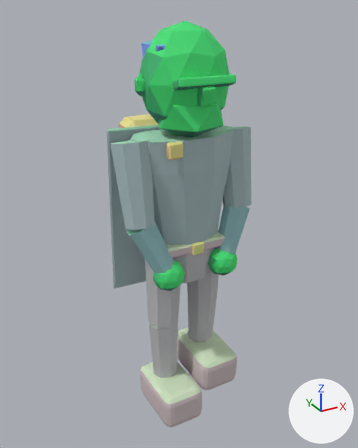
The glTF model assets/exports/npc/npc_refugee_passing_l_v01.glb: old version first, new version second.
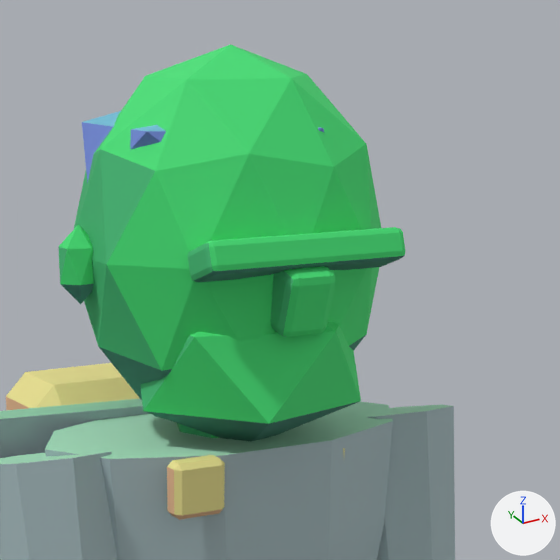
Each version is shown whole from a camera (50 mm lens) standing at (-1.16, -2.063, 2.137) and looking at (-0.001, 0.043, 1.084), then close up on the part from 33% to 79% of the width and 2% to 38% of the height. Arrows for +X, +Y and +Z are at lower right; the lights stay in place. The last two pictures show the newer version. Vertices at exactly the same position are counted once.

Names of what the first close-up shows: 'GEO_npc_refugee_passing_l_v01'.
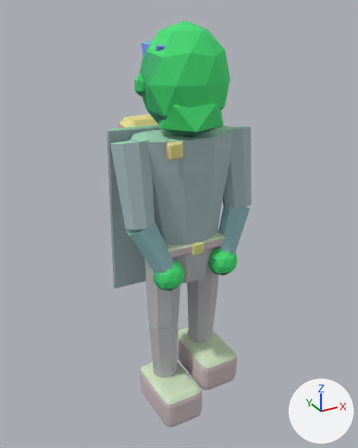
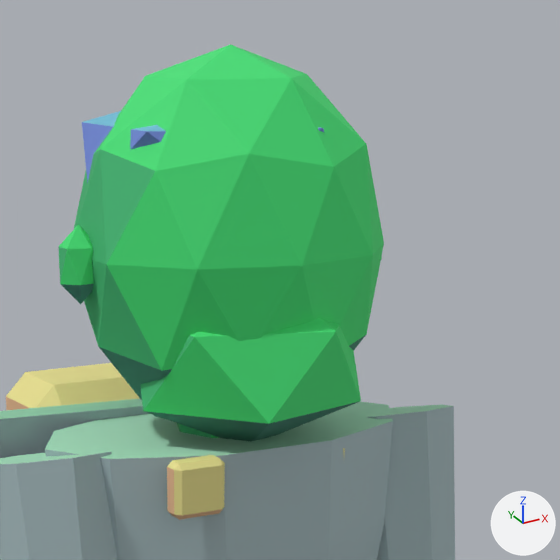
What the commit changed:
me_geo_npc_refugee_passing_l_v01 is used by ob_geo_npc_refugee_passing_l_v01; location (0.0, 0.0, 0.0).
me_geo_npc_refugee_passing_l_v01 had 854 vertices, 1592 faces and spanned x -0.38..0.38, y -0.27..0.31, z 0.0..2.08.
me_geo_npc_refugee_passing_l_v01 now has 742 vertices, 1376 faces and spans x -0.38..0.38, y -0.27..0.31, z 0.0..2.08.
me_geo_npc_refugee_passing_l_v01 part 1: the loose piece of 56 vertices spanning x -0.14..0.14, y -0.22..-0.15, z 1.81..1.86 is deleted.
me_geo_npc_refugee_passing_l_v01 part 2: the loose piece of 56 vertices spanning x -0.04..0.04, y -0.23..-0.16, z 1.74..1.83 is deleted.

Where the change shows, as pixel boxes (x1, y1, x2, y2) in the close-ups (560 x 560 px):
part 1 of me_geo_npc_refugee_passing_l_v01, deleted (green): before (188, 227, 405, 283)
part 2 of me_geo_npc_refugee_passing_l_v01, deleted (green): before (270, 266, 335, 337)
